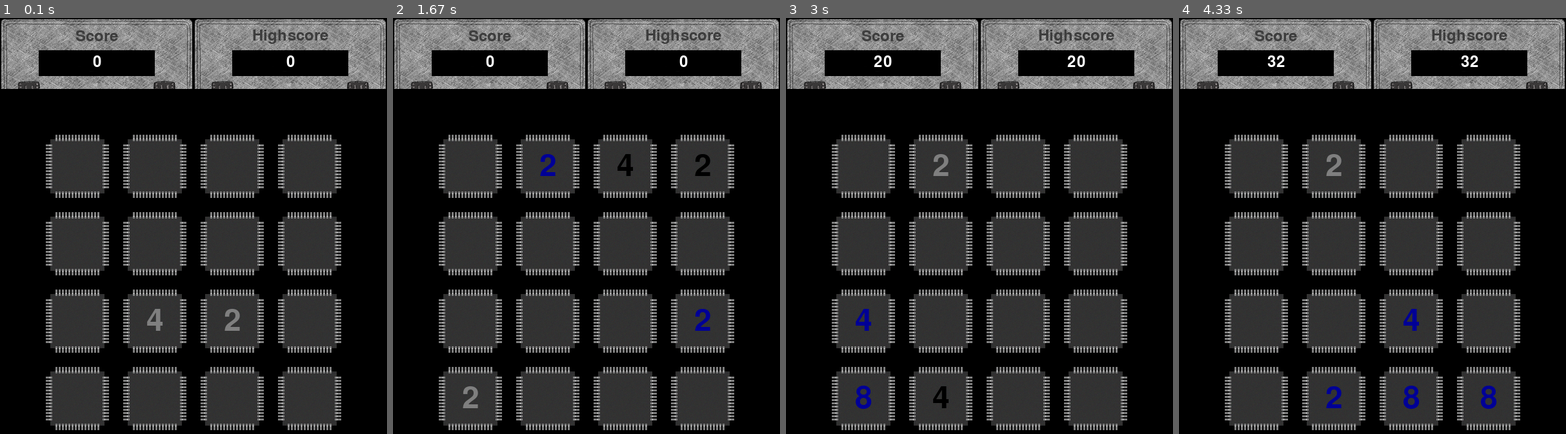
Above: before the commit, frames 1-4 (left to right).
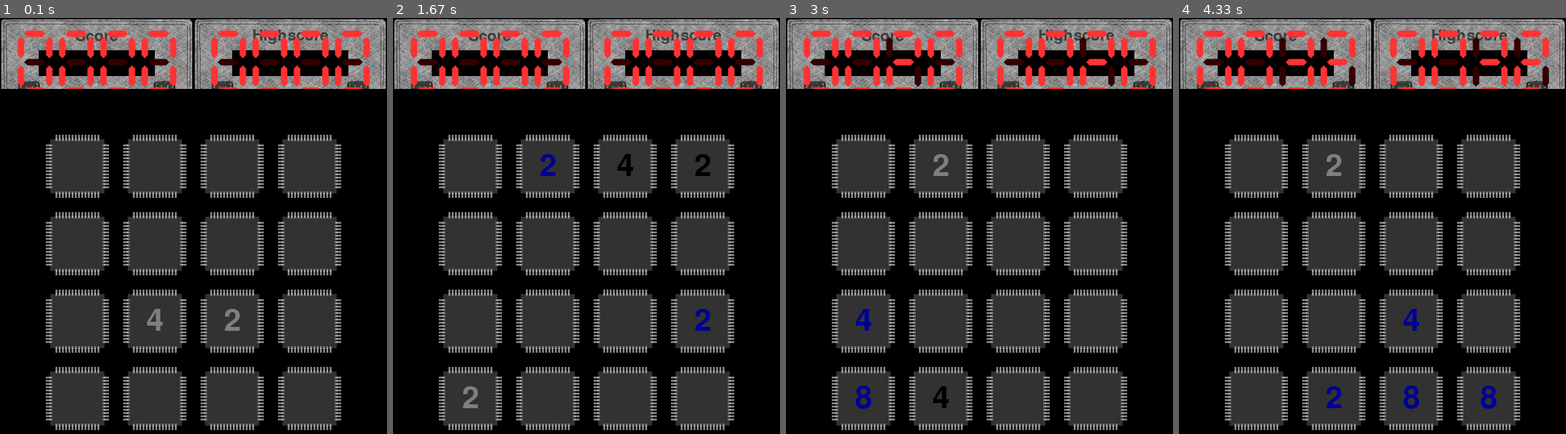
Above: after the commit, the same moments.

Repository: Marco-Meyer/TINF13AIBI-Kinect
Game: pygame game, started from 2048.py
Same seed, same stepped clock (60 frames per second), same inputs: the game is played once before the commit and once after it.
Inputs:
- Up to frame 1 (0.1 s): no input
- Up to frame 2 (1.67 s): hold Right 0.33-0.8 s; hold Up 0.83-1.13 s; hold Right 1.17-1.63 s
- Up to frame 3 (3 s): hold Left 1.67-2.2 s; hold Down 2.23-2.53 s; hold Left 2.57-2.97 s
- Up to frame 4 (4.33 s): hold Up 3-3.37 s; hold Right 3.4-4.03 s; hold Down from 4.07 s (still down)

The runs differ from the first frame. In frame 1, 4.1% of the frame differs, in the area x 4-96%, y 2-18%; in frame 2, 4.1%; in frame 3, 4.2%; in frame 4, 4.2%.

Commit message:
Implement lcd.py in 2048.py
We have to customize the size of the lcd. Apart from that it works.

Diff:
--- a/2048.py
+++ b/2048.py
@@ -10,6 +10,7 @@
 from sounds import Sounds
 import copy
 from Circuit import electronics
+from Circuit import lcd
 from score import Score
 from grid import Grid
 
@@ -68,6 +69,7 @@
 
 class Scorebar():
     def __init__(self):
+        self.ld = lcd.LCD()
         self.refresh()
     def refresh(self):
         U1.blit(bgU, (0,0))
@@ -77,8 +79,8 @@
         blit_centered(U1, self.labCur, (reswH/2, vextH/3+10))
         blit_centered(U2, self.labHig, (reswH/2, vextH/3+10))
 
-        advCur = scF.render("%s" % (score.current), True, (255, 255, 255))
-        advHig = scF.render("%s" % (score.highest), True, (255, 255, 255))
+        advCur = self.ld.render("%s" % (score.current), 4)
+        advHig = self.ld.render("%s" % (score.highest), 4)
         blit_centered(U1, advCur, (reswH/2, vextH/3*4-5))
         blit_centered(U2, advHig, (reswH/2, vextH/3*4-5))
 
--- a/Circuit/lcd.py
+++ b/Circuit/lcd.py
@@ -13,7 +13,7 @@
               }
     def __init__(self, color : P.Color = (255,50,50), offcolor : P.Color = (50, 0, 0)):
         self.color = color
-        element = P.image.load("element.png")
+        element = P.image.load("Circuit/element.png")
         offelement = element.copy()
         self.size = element.get_size()
         blitter = P.Surface(self.size)
